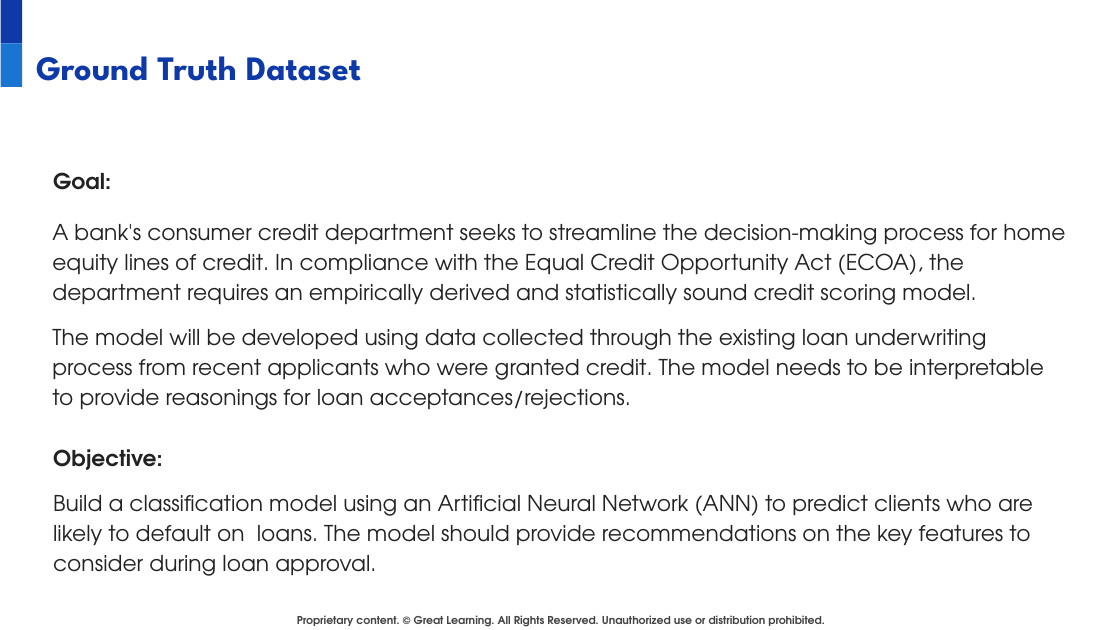
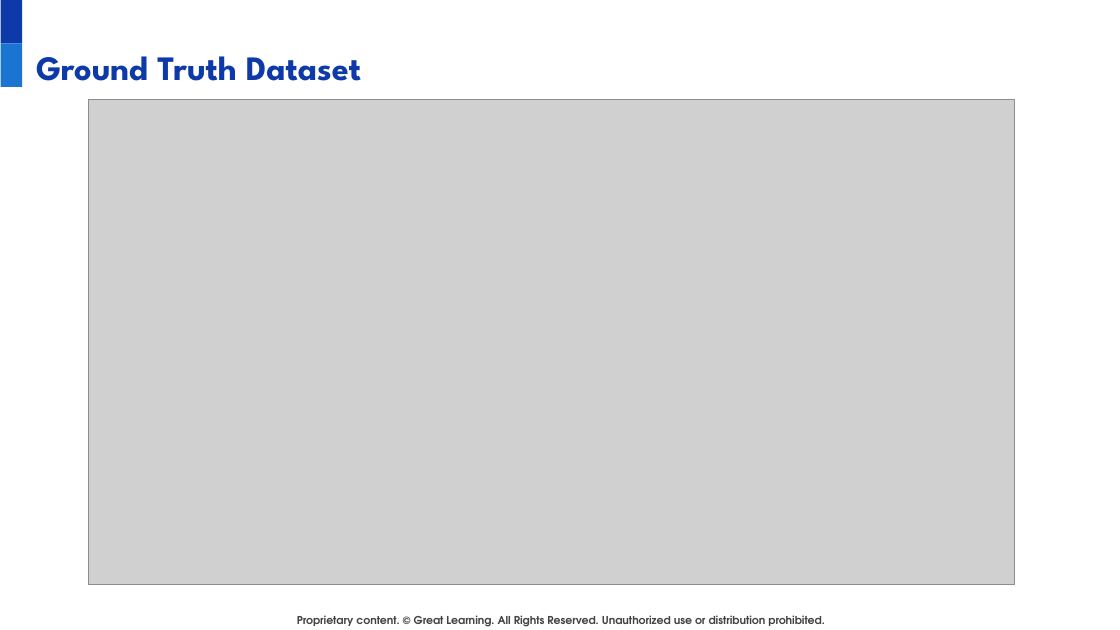
Before and after one commit to juanbucz/GreatLearning-TermProjects, a slide deck: slide 13 of GenAI-Powered Food Delivery Sentiment Analysis/Project Presentation - Business Applications of GenAI - John Buczkowski.pptx (slide 11 before the commit). Drawn at 1120x630 pixels with LibreOffice and Linux fonts; fonts in the diff are those of the drawing; grey boxes stand for pictures; background and template pictures are left out. Boxes give left, top, right and bottom in pixels: in the first picture for what was removed or moved away, otherwise in the second. Text is boxed around its words. In the diff, an @@ line names an element or a change of style, - is before the commit and + after.

Commit message:
GenAI - Food Delivery Sentiment Analysis - Added EDA and Ground Truth.

```diff
--- a/GenAI-Powered Food Delivery Sentiment Analysis/Project Presentation - Business Applications of GenAI - John Buczkowski.pptx
+++ b/GenAI-Powered Food Delivery Sentiment Analysis/Project Presentation - Business Applications of GenAI - John Buczkowski.pptx
@@ picture added at (88,100,1015,585) @@
@@ text removed at (52,172,1065,576) @@
-Goal:
-A bank's consumer credit department seeks to streamline the decision-making process for home equity lines of credit. In compliance with the Equal Credit Opportunity Act (ECOA), the department requires an empirically derived and statistically sound credit scoring model.
-The model will be developed using data collected through the existing loan underwriting process from recent applicants who were granted credit. The model needs to be interpretable to provide reasonings for loan acceptances/rejections.
-Objective:
-Build a classification model using an Artificial Neural Network (ANN) to predict clients who are likely to default on loans. The model should provide recommendations on the key features to consider during loan approval.
```
Also in this commit, not shown: 1 other slide changed, 3 slides added, 1 slide removed, 1 other file.
